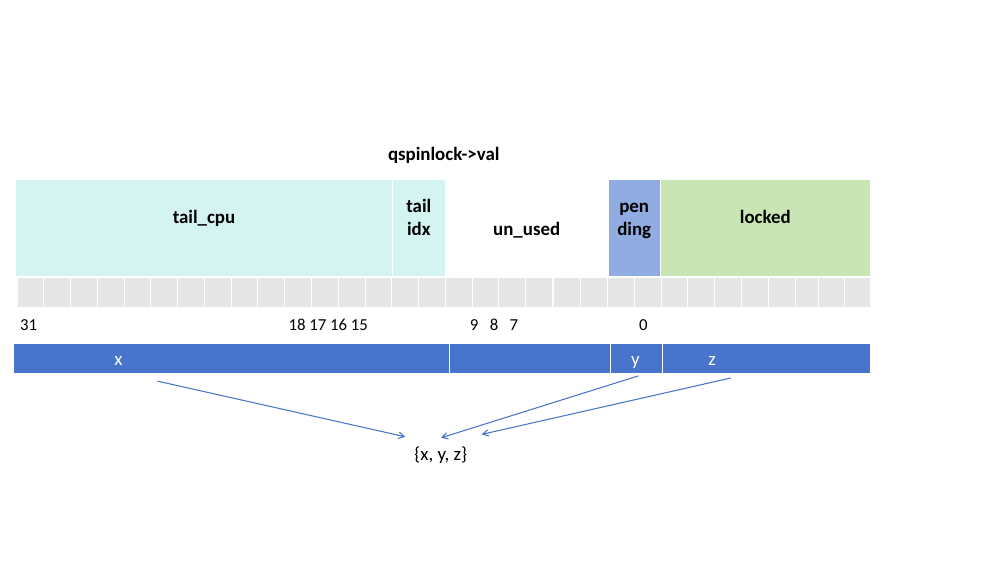
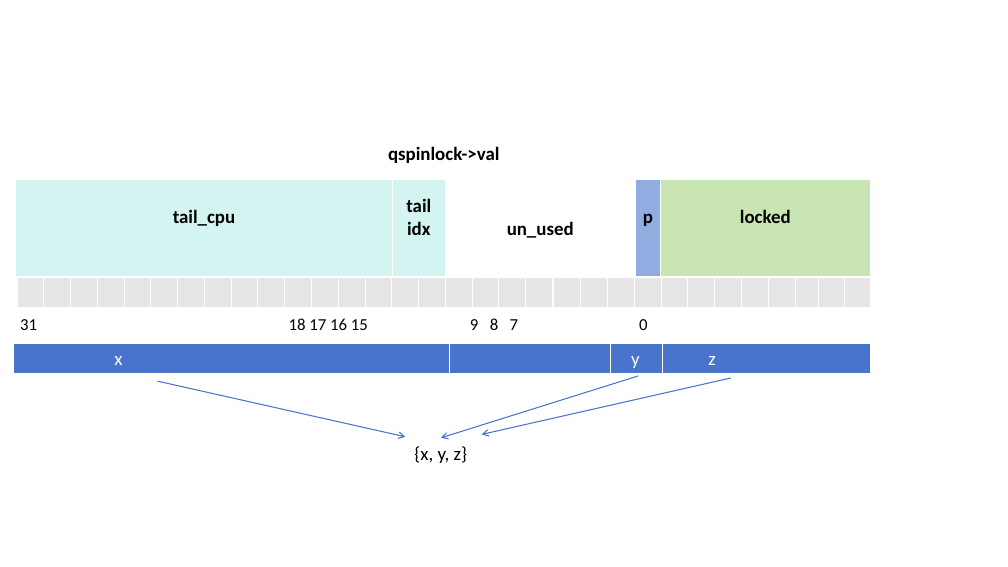
Before and after one commit to GoKo-Son626/spinlock, a slide deck: slide 3 of qspinlock.pptx. Drawn at 1008x567 pixels with LibreOffice and Linux fonts; fonts in the diff are those of the drawing. Boxes give left, top, right and bottom in pixels: in the first picture for what was removed or moved away, otherwise in the second. Text is boxed around its words. In the diff, an @@ line names an element or a change of style, - is before the commit and + after.

Commit message:
Fix: fix pptx about pending

```diff
--- a/qspinlock.pptx
+++ b/qspinlock.pptx
@@ table at <box>16,179,870,278</box> @@
-row 1, column 4: pending
+row 1, column 4: p
```
Also in this commit, not shown: 2 other slides changed.
